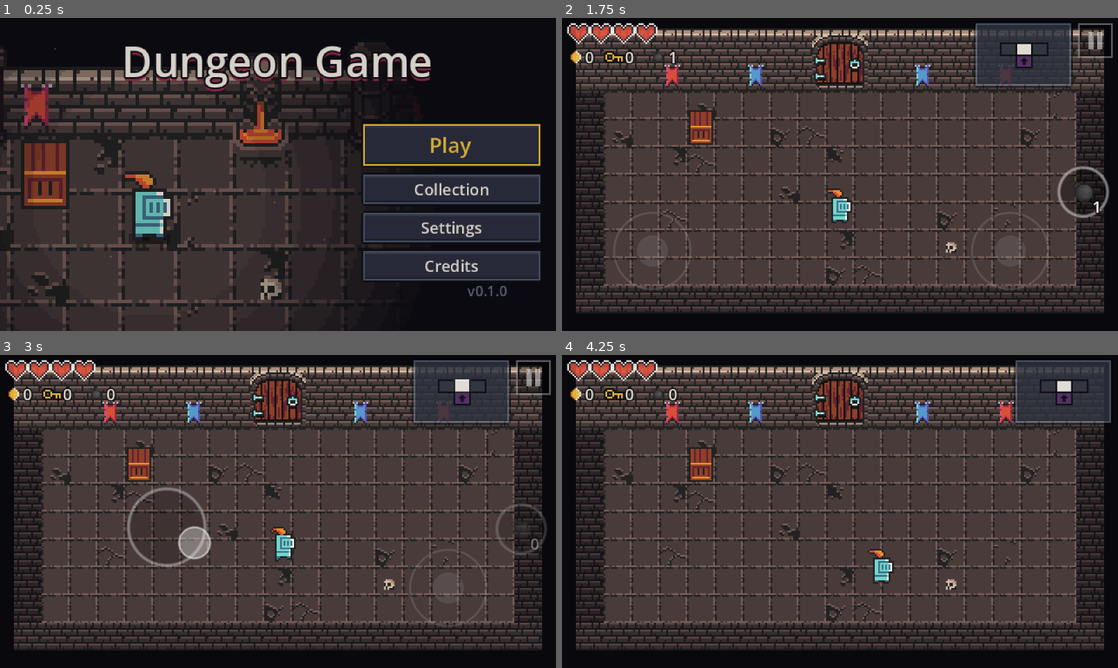
Above: before the commit, frames 1-4 (two rows, left to right).
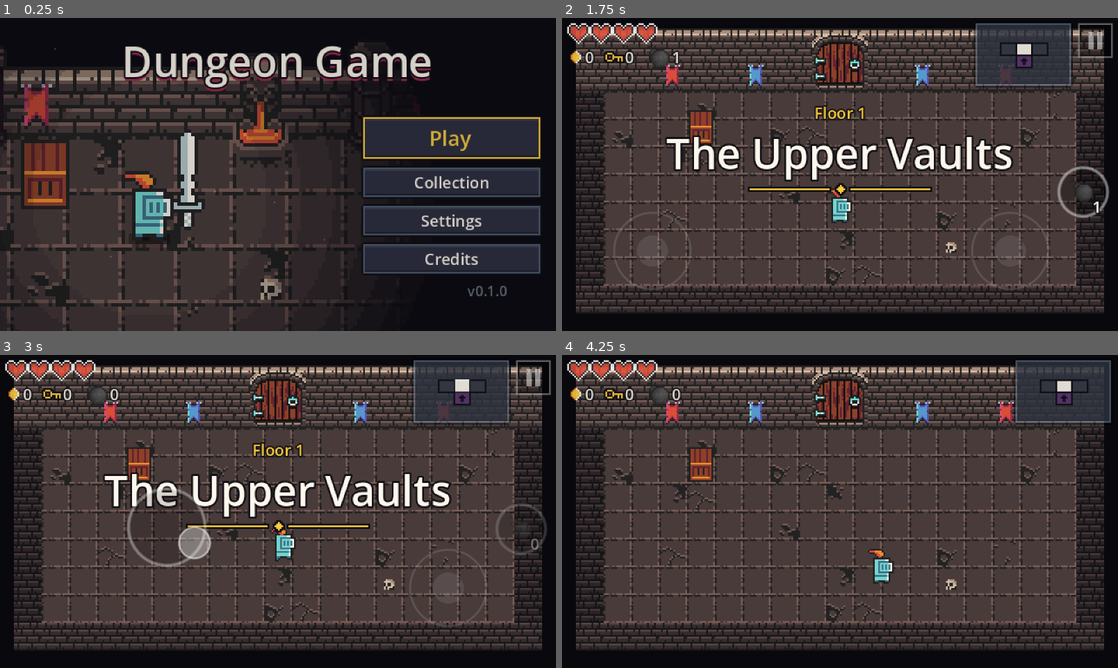
Above: after the commit, the same moments.

Repository: gamertristian20122-ctrl/Games
Game: Godot game, scene res://main.tscn
Two runs of this game, one before a commit and one after it. Both use one fixed random seed, a clock stepped at 60 frames per second and the inputs below.
Inputs (mouse positions are in pixels of both pictures, inside the frame that each line leads up to):
- Up to frame 1 (0.25 s): no input
- Up to frame 2 (1.75 s): click "Play" at 0.5 s; click "Start" at 1.25 s
- Up to frame 3 (3 s): tap Enter (ui_accept) at 2, 2.27 s; move the mouse to (400, 495) at 2.02 s; hold Right (ui_right) 2.03-2.75 s; tap Space at 2.1 s; click (400, 495) at 2.17 s; drag from (166, 527) to (250, 574) at 2.77 s
- Up to frame 4 (4.25 s): move the mouse to (895, 442) at 3.52 s; hold Right (ui_right) from 3.53 s (still down); tap Q at 3.6 s

The runs differ from the first frame. In frame 1, 8.9% of the frame differs, in the area x 31-98%, y 31-84%; in frame 2, 4.6%; in frame 3, 4.6%; in frame 4, 0.2%.

Commit message:
Work in progress: world run loop and UI polish
Snapshot while the builders are still working.

Co-Authored-By: Claude Fable 5.2 <noreply@anthropic.com>
Claude-Session: https://claude.ai/code/session_01Eu2wMtfBm5x3xWR48eK4nj

Diff:
--- a/new-roguelike/scripts/main.gd
+++ b/new-roguelike/scripts/main.gd
@@ -170,7 +170,7 @@
 	backdrop.visible = not in_run
 	backdrop.call("set_dimmed", not _names.is_empty() and not (_names.back() in BRIGHT))
 	_shade.visible = in_run and not _stack.is_empty()
-	hud.visible = in_run
+	hud.visible = in_run and _stack.is_empty()      # the pause menu shows its own numbers
 	touch.call("set_active", in_run and _stack.is_empty() and not _ending)
 
 
@@ -230,9 +230,9 @@
 	if G.flag("uitour") or G.flag("fakerun") or not ResourceLoader.exists(RUN_SCRIPT):
 		path = FAKE_RUN_SCRIPT
 	run = (load(path) as Script).new()
+	hud.call("begin", run)          # before setup(), so the HUD hears the run's first signals
 	_world.add_child(run)
 	run.call("setup", hero_id, seed_value)
-	hud.call("begin", run)
 	_refresh_layers()
 
 
--- a/new-roguelike/scripts/ui/hearts.gd
+++ b/new-roguelike/scripts/ui/hearts.gd
@@ -12,7 +12,7 @@
 const BLUE_SHADER := "shader_type canvas_item;
 void fragment() {
 	vec4 c = texture(TEXTURE, UV);
-	COLOR = vec4(c.b, min(c.g * 0.9 + c.r * 0.25, 1.0), c.r, c.a) * COLOR;
+	COLOR = vec4(c.b, min(c.g * 0.9 + c.r * 0.25, 1.0), c.r, c.a);
 }"
 
 var hp := 0
--- a/new-roguelike/scripts/ui/hero_select.gd
+++ b/new-roguelike/scripts/ui/hero_select.gd
@@ -16,7 +16,6 @@
 	["Fire rate", "rate", 1.6, 3.2],
 ]
 
-var backdrop: Control                 ## set by main.gd
 var _index := 0
 var _panel: PanelContainer
 var _name: Label
@@ -71,6 +70,11 @@
 	col.add_child(_desc)
 	_passive = UI.label("", "Dim", 10.0)
 	col.add_child(_passive)
+	_locked_box = UI.vbox(3)
+	col.add_child(_locked_box)
+	_locked_box.add_child(UI.label("Locked", "Red"))
+	_hint = UI.label("", "", 10.0)
+	_locked_box.add_child(_hint)
 	col.add_child(UI.spacer(0, 0, true))
 	_stats = GridContainer.new()
 	_stats.columns = 4
@@ -85,28 +89,22 @@
 		p.size_flags_vertical = Control.SIZE_SHRINK_CENTER
 		_stats.add_child(p)
 		_pips.append(p)
-	_locked_box = UI.vbox(3)
-	_locked_box.size_flags_vertical = Control.SIZE_EXPAND_FILL
-	col.add_child(_locked_box)
-	_locked_box.add_child(UI.label("Locked", "Red"))
-	_hint = UI.label("", "", 10.0)
-	_locked_box.add_child(_hint)
 
 	_start = UI.button("Start", _on_start, "Big", "")
 	_start.custom_minimum_size = Vector2(0, 26)
 	right.add_child(_start)
 	default_focus = _start
 
-	# arrows either side of the hero, page dots below
+	# under the hero: previous arrow, page dots, next arrow
 	_prev = Arrow.new()
 	_prev.direction = -1
-	_prev.custom_minimum_size = Vector2(22, 34)
+	_prev.custom_minimum_size = Vector2(26, 22)
 	_prev.focus_mode = Control.FOCUS_NONE
 	_prev.pressed.connect(_step.bind(-1))
 	add_child(_prev)
 	_next = Arrow.new()
 	_next.direction = 1
-	_next.custom_minimum_size = Vector2(22, 34)
+	_next.custom_minimum_size = Vector2(26, 22)
 	_next.focus_mode = Control.FOCUS_NONE
 	_next.pressed.connect(_step.bind(1))
 	add_child(_next)
@@ -127,16 +125,16 @@
 	var spot: Vector2 = backdrop.call("hero_spot")
 	var insets := UI.safe_insets(self)
 	var right: Control = _panel.get_parent()
-	# the panel starts a little to the right of the hero's pool of light
-	var left_edge := maxf(spot.x + 64.0, size.x * 0.47)
+	# the panel starts a little to the right of the hero
+	var left_edge := maxf(spot.x + 50.0, size.x * 0.44)
 	right.set_anchors_and_offsets_preset(Control.PRESET_FULL_RECT)
 	right.offset_left = roundf(left_edge) - 6.0 - insets.x
 	right.offset_top = 0
 	_prev.size = _prev.custom_minimum_size
 	_next.size = _next.custom_minimum_size
-	_prev.position = Vector2(maxf(spot.x - 50.0 - _prev.size.x, insets.x + 4.0), spot.y - 46.0)
-	_next.position = Vector2(spot.x + 50.0, spot.y - 46.0)
-	_dots.position = Vector2(spot.x, spot.y + 16.0)
+	_prev.position = Vector2(spot.x - 22.0 - _prev.size.x, spot.y + 10.0)
+	_next.position = Vector2(spot.x + 22.0, spot.y + 10.0)
+	_dots.position = Vector2(spot.x, spot.y + 19.0)
 	_dots.queue_redraw()
 
 
--- a/new-roguelike/scripts/ui/hud.gd
+++ b/new-roguelike/scripts/ui/hud.gd
@@ -2,8 +2,9 @@
 ## HUD: everything drawn on top of the game while you play.
 ##   top left      hearts (half-heart steps, armour in blue), then coins / keys / bombs
 ##   top right     minimap (the touch pause button sits in the very corner, see touch.gd)
+##   top middle    boss health bar with the boss's name
 ##   bottom left   the items you carry, lying in a row
-##   bottom middle boss health bar, and the card that pops up when you pick up an item
+##   bottom middle the card that pops up when you pick up an item
 ##   middle        short banners: floor name, toasts, "Unlocked: ..."
 ## It listens to the event bus in scripts/core/g.gd and only redraws when G.hud_changed
 ## says something changed. Nothing here sits on the room's floor: the top 42 and the
@@ -20,7 +21,7 @@
 const CARD_TIME := 2.5           ## seconds an item card stays up
 const PAUSE_GAP := 23.0          ## room kept free in the top right corner for the pause button
 const RACK_ROWS := 2              ## the carried items wrap into at most this many rows
-const BOSS_BAR := Vector2(140, 7)
+const BOSS_BAR := Vector2(112, 7)
 
 var run: Node
 var _root: Control
@@ -183,7 +184,7 @@
 		_rack_width = right - left
 		_rack_ids = [-1]
 		_dirty = true
-	_boss_box.position = Vector2(roundf((s.x - _boss_box.size.x) / 2.0), bottom - _boss_box.size.y)
+	_boss_box.position = Vector2(roundf((s.x - _boss_box.size.x) / 2.0), top - 2.0)
 	_place_card()
 
 
--- a/new-roguelike/scripts/ui/screen.gd
+++ b/new-roguelike/scripts/ui/screen.gd
@@ -11,6 +11,8 @@
 ## A request for main.gd, e.g. ("play", null), ("start", "knight"), ("back", null).
 signal action(what: String, arg: Variant)
 
+## The dungeon picture behind the menus (scripts/ui/backdrop.gd); main.gd fills this in.
+var backdrop: Control
 ## The control that gets keyboard / gamepad focus when the screen appears.
 var default_focus: Control
 var _last_focus: Control
--- a/new-roguelike/scripts/ui/theme.gd
+++ b/new-roguelike/scripts/ui/theme.gd
@@ -407,7 +407,7 @@
 		"coin":
 			return _sprite_icon("coin", Vector2(8, 9))
 		"bomb":
-			return _sprite_icon("bomb", Vector2(12, 11))
+			return _sprite_icon("bomb", Vector2(14, 13))
 		"key":
 			# The art pack has no key. If an icon pack adds one, it is used; until then a plain
 			# geometric stand-in (a ring and a bar) drawn by key_glyph.gd.
--- a/new-roguelike/scripts/ui/title.gd
+++ b/new-roguelike/scripts/ui/title.gd
@@ -1,6 +1,8 @@
 extends "res://scripts/ui/screen.gd"
 ## Title screen: the game's name, Play / Collection / Settings / Credits, and the version.
 ## The dungeon picture behind it is scripts/ui/backdrop.gd (main.gd keeps it).
+
+const Heroes = preload("res://scripts/data/heroes.gd")
 
 var _name_label: Label
 var _column: VBoxContainer
@@ -34,8 +36,8 @@
 	_column.set_anchors_and_offsets_preset(Control.PRESET_CENTER_RIGHT)
 	_column.grow_horizontal = Control.GROW_DIRECTION_BEGIN
 	_column.grow_vertical = Control.GROW_DIRECTION_BOTH
-	_column.offset_top = 16
-	_column.offset_bottom = 16
+	_column.offset_top = 12
+	_column.offset_bottom = 12
 	_column.offset_right = -2
 	_column.offset_left = -2
 	area.add_child(_column)
@@ -59,8 +61,19 @@
 
 	resized.connect(_fit)
 	_fit.call_deferred()
+	refresh()
 	UI.pop_in(_column, Vector2(8, 0))
 	UI.pop_in(_name_label, Vector2(0, -6))
+
+
+## The hero you played last stands in the picture (the first hero on a fresh save).
+func refresh() -> void:
+	if not is_instance_valid(backdrop):
+		return
+	var hero := Heroes.by_id(String(Save.setting("last_hero")))
+	if bool(hero.get("locked", false)) and not Save.is_unlocked("hero:" + String(hero["id"])):
+		hero = Heroes.LIST[0]
+	backdrop.call("set_hero", hero, false)
 
 
 func _fit() -> void:
